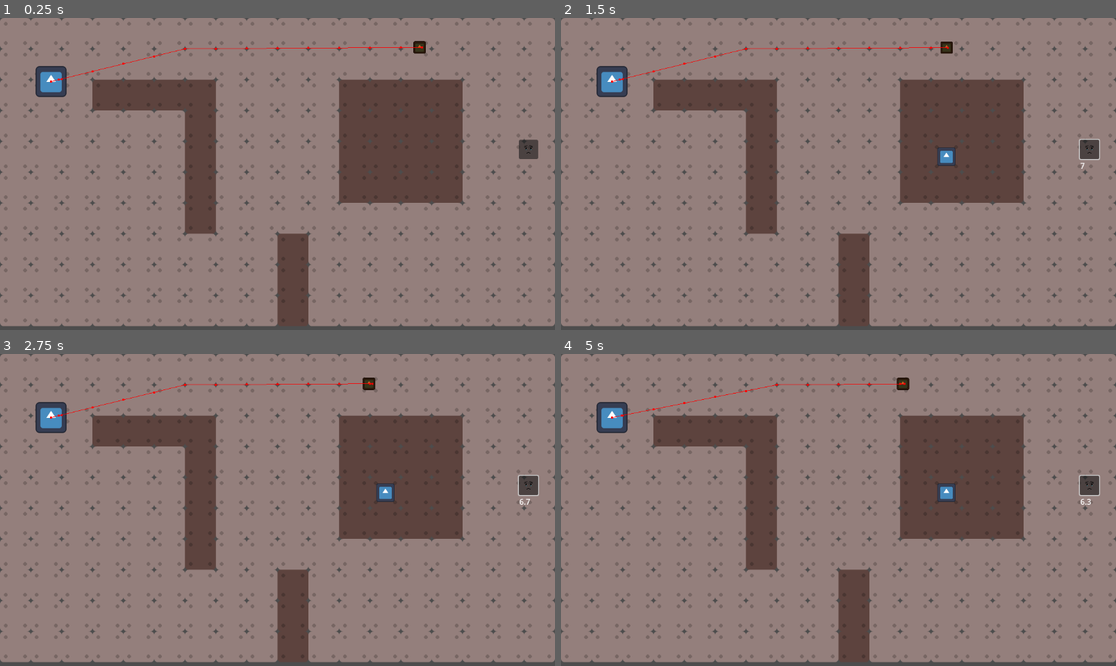
Above: before the commit, frames 1-4 (two rows, left to right).
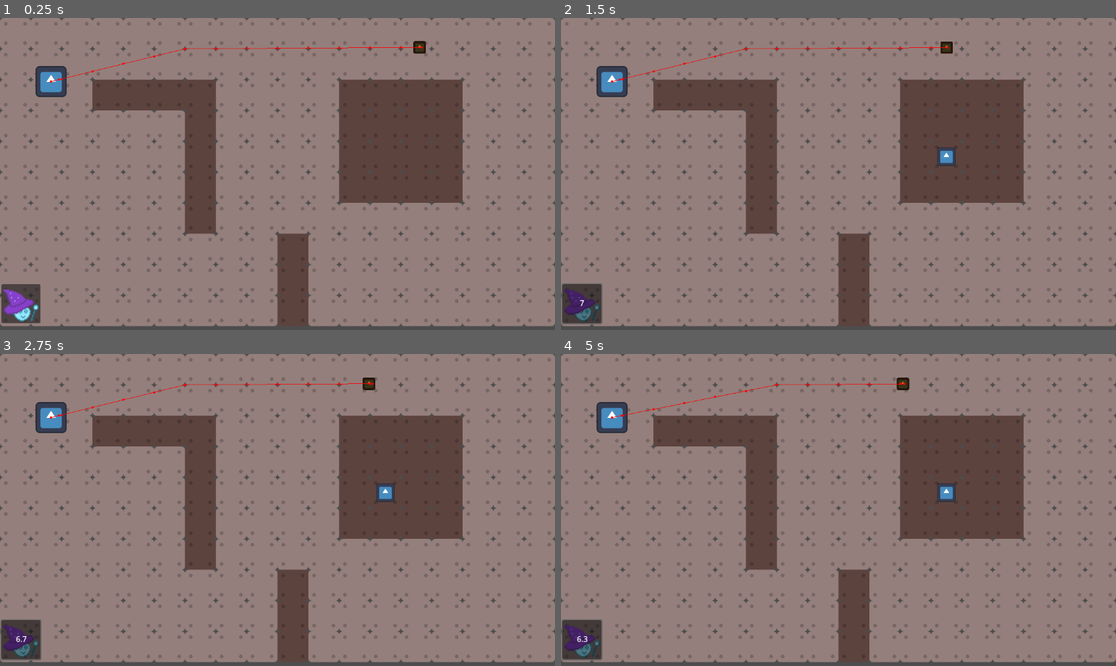
Above: after the commit, the same moments.

Repository: MichelleCDjunaidi/bubble-trouble
Game: Godot game, scene res://scenes/world.tscn
Same seed, same stepped clock (60 frames per second), same inputs: the game is played once before the commit and once after it. This scene is started directly instead of the project's main scene. The engine's default icon, where the game draws it, is replaced by a stand-in: a white triangle on a blue panel in a dark square.
Inputs (mouse positions are in pixels of both pictures, inside the frame that each line leads up to; where the layout moved, square brackets give the same spot in the first picture):
- Up to frame 1 (0.25 s): no input
- Up to frame 2 (1.5 s): click (583, 305) [1088, 149] at 0.5 s; tap Enter (ui_accept) at 1.25 s; move the mouse to (960, 158) at 1.27 s; hold Right (ui_right) from 1.28 s (still down); click (960, 158) at 1.42 s
- Up to frame 3 (2.75 s): keep holding Right (ui_right); tap Enter (ui_accept) at 1.52, 2, 2.27 s; move the mouse to (166, 525) at 2.02 s
- Up to frame 4 (5 s): move the mouse to (894, 441) at 2.77 s; release Right (ui_right) at 2.78 s; hold Left (ui_left) 2.78-3.53 s; tap Enter (ui_accept) at 3.5, 3.77, 4.52 s; move the mouse to (810, 572) at 3.52 s; hold Right (ui_right) from 3.53 s (still down); click (810, 572) at 3.67 s; move the mouse to (1005, 556) at 4.27 s

The runs differ from the first frame. In frame 1, 1.1% of the frame differs, in the area x 0-97%, y 38-98%; in frame 2, 1.2%; in frame 3, 1.2%; in frame 4, 1.3%, in the area x 0-98%, y 38-99%.

Commit message:
added stuff

Diff:
--- a/scenes/tower_selection_ui.gd
+++ b/scenes/tower_selection_ui.gd
@@ -2,11 +2,13 @@
 
 @onready var base_timer = $BaseTimer
 @onready var base_label = $BaseLabel
+@onready var button = $Button
 
 # Called when the node enters the scene tree for the first time.
 func _ready() -> void:
 	base_timer.stop()
 	base_label.hide()
+	button.modulate = Color(1,1, 1,1) # Normalized RGBA values
 	#base_timer.start()
 	pass # Replace with function body.
 
@@ -19,10 +21,13 @@
 		base_timer.start()
 		Globals.base_timer_started = true
 		Globals.grid_clicked = false
+		button.modulate = Color(0.501961, 0.501961, 0.501961, 1) # Normalized RGBA values
 	base_label.text = str(time_left())
+
 	if time_left() < 0.1:
 		base_timer.stop()
 		base_label.hide()
+		button.modulate = Color(1,1, 1,1) # Normalized RGBA values
 		Globals.base_timer_started = false
 	#pass
 
--- a/scenes/tower_selection_ui.tscn
+++ b/scenes/tower_selection_ui.tscn
@@ -1,7 +1,7 @@
 [gd_scene load_steps=3 format=3 uid="uid://bbxhr82j0vsqh"]
 
-[ext_resource type="Texture2D" uid="uid://bupqkva72hjf7" path="res://sad_face.png" id="1_82fox"]
 [ext_resource type="Script" path="res://scenes/tower_selection_ui.gd" id="1_rl62t"]
+[ext_resource type="Texture2D" uid="uid://cn7xq2i3bjaaw" path="res://sprites/bobble.png" id="2_pimo3"]
 
 [node name="Control" type="Control"]
 layout_mode = 3
@@ -12,9 +12,11 @@
 
 [node name="Button" type="Button" parent="."]
 layout_mode = 0
-offset_right = 8.0
-offset_bottom = 8.0
-icon = ExtResource("1_82fox")
+offset_top = 1.0
+offset_right = 81.0
+offset_bottom = 82.0
+icon = ExtResource("2_pimo3")
+expand_icon = true
 
 [node name="BaseTimer" type="Timer" parent="."]
 wait_time = 7.0
@@ -22,10 +24,12 @@
 
 [node name="BaseLabel" type="Label" parent="."]
 layout_mode = 0
-offset_left = 1.0
-offset_top = 42.0
-offset_right = 41.0
-offset_bottom = 65.0
+offset_left = 2.0
+offset_top = 19.0
+offset_right = 81.0
+offset_bottom = 60.0
+horizontal_alignment = 1
+vertical_alignment = 1
 
 [connection signal="pressed" from="Button" to="." method="_on_button_pressed"]
 [connection signal="timeout" from="BaseTimer" to="." method="_on_base_timer_timeout"]
--- a/scenes/world.tscn
+++ b/scenes/world.tscn
@@ -320,7 +320,8 @@
 metadata/_edit_group_ = true
 
 [node name="Control" parent="." instance=ExtResource("4_2y3vq")]
-offset_left = 1077.0
-offset_top = 253.0
-offset_right = 1117.0
-offset_bottom = 293.0
+offset_left = 3.0
+offset_top = 552.0
+offset_right = 43.0
+offset_bottom = 592.0
+metadata/_edit_group_ = true
Binary file added: aseprites/bobble.aseprite
Binary file added: aseprites/bubble.aseprite
Binary file added: aseprites/grass.aseprite
Binary file added: aseprites/horde.aseprite
Binary file added: aseprites/nail.aseprite
Binary file added: aseprites/rock.aseprite
Binary file added: aseprites/spawn.aseprite
Binary file added: sprites/bobble.png
Not shown, added: sprites/bobble.png.import
Binary file added: sprites/bubble.png
Not shown, added: sprites/bubble.png.import
Binary file added: sprites/grass.png
(and 9 more such lines)
